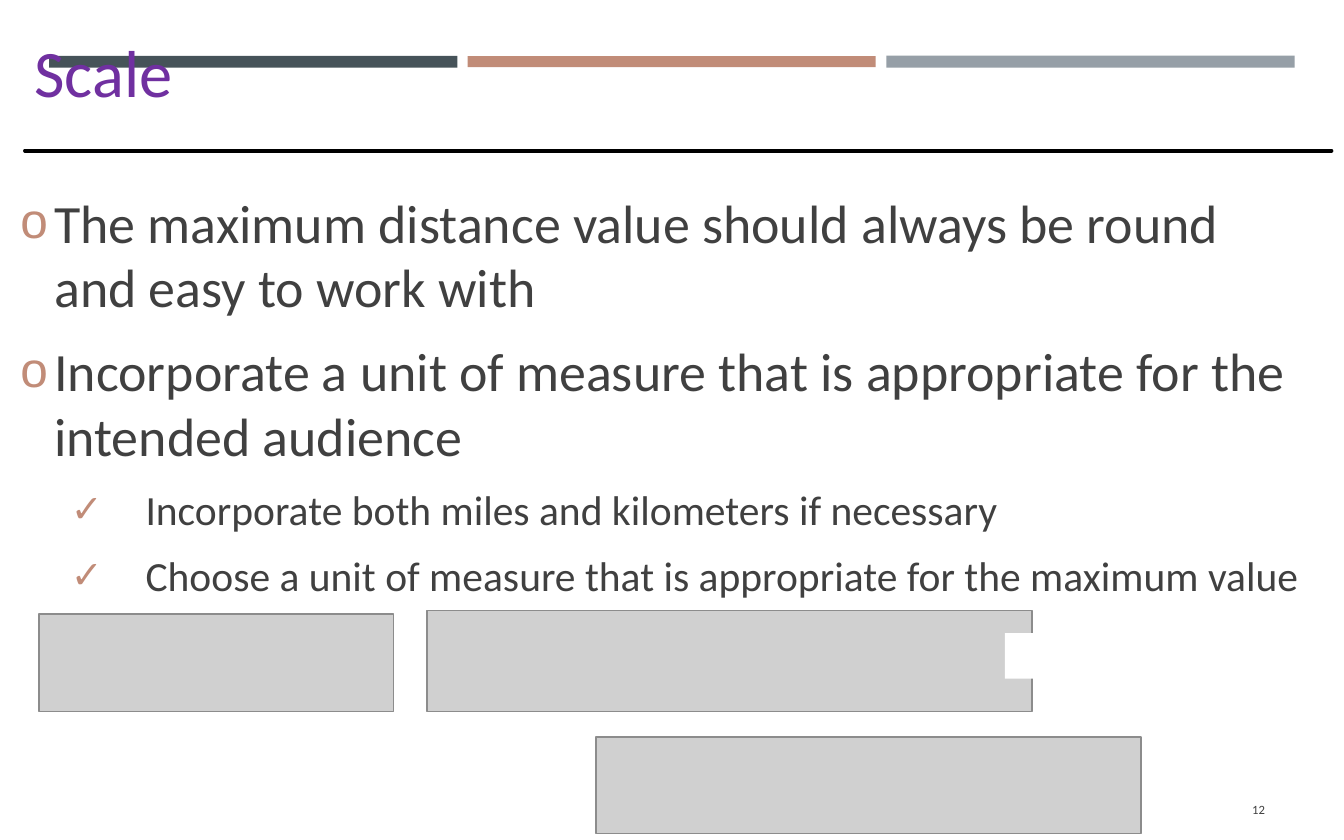
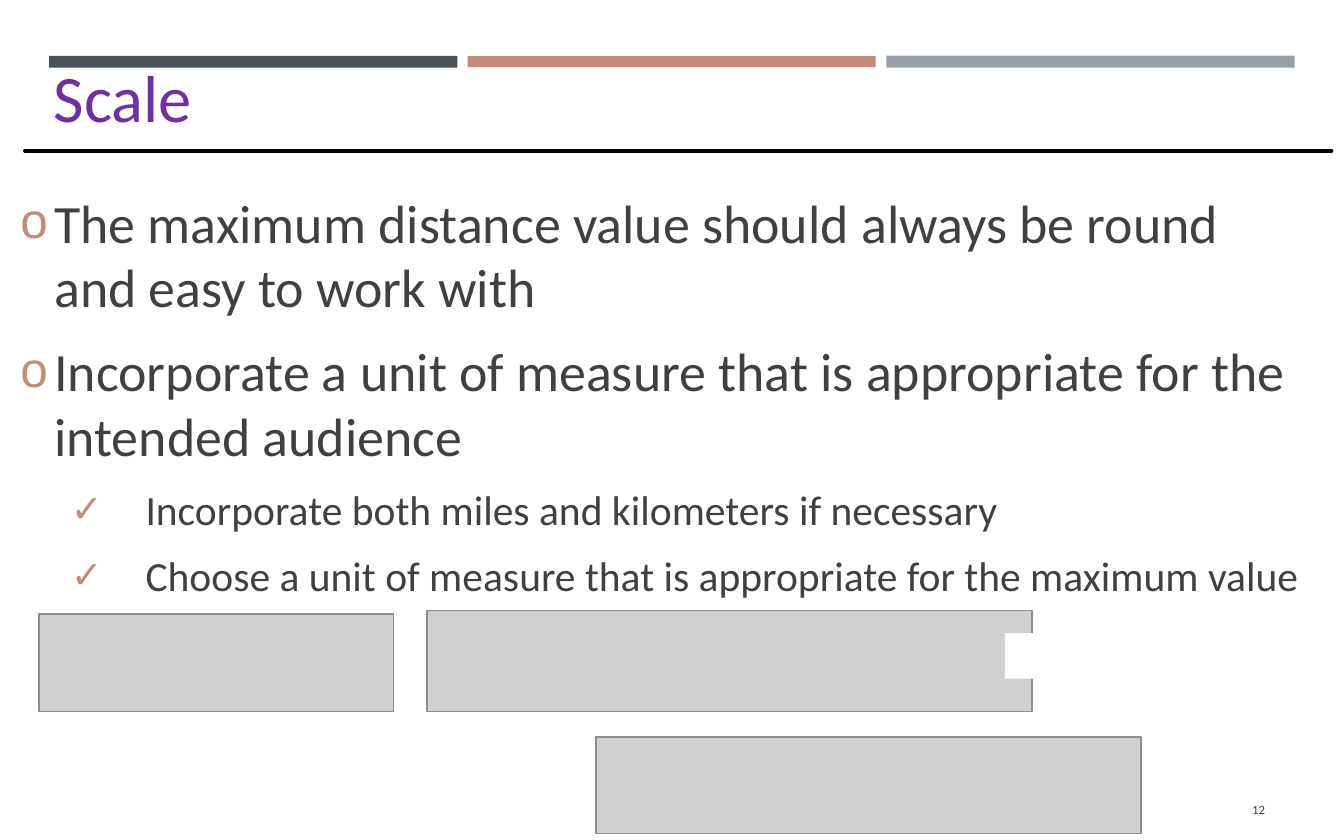
Before and after one commit to gisynw/GIS_I, a slide deck: slide 12 of docs/Lectures/Week07/Lecture07_GEOG2475_Thursday.pptx. Drawn at 1344x840 pixels with LibreOffice and Linux fonts; fonts in the diff are those of the drawing; grey boxes stand for pictures. Boxes give left, top, right and bottom in pixels: in the first picture for what was removed or moved away, otherwise in the second. Text is boxed around its words. In the diff, an @@ line names an element or a change of style, - is before the commit and + after.

```diff
--- a/docs/Lectures/Week07/Lecture07_GEOG2475_Thursday.pptx
+++ b/docs/Lectures/Week07/Lecture07_GEOG2475_Thursday.pptx
@@ text "Scale" rewrapped from <box>34,51,172,98</box> to <box>54,67,192,123</box> @@
```
Also in this commit, not shown: 13 other slides changed, 1 slide added, 10 other files.
